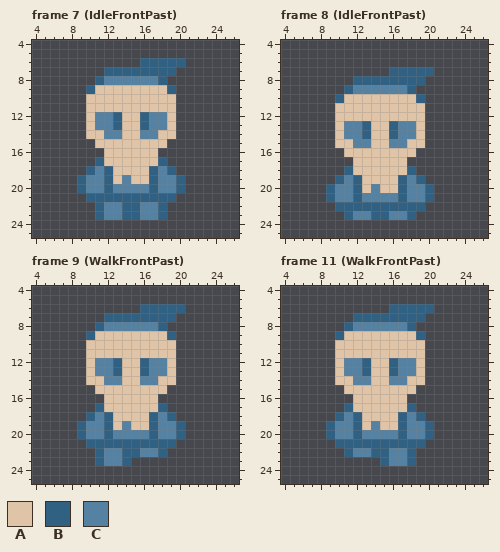
Two versions of one pixel-art file, Assets/Textures/spr_Player_past.ase. The picture above is the old version.
32x32 pixels, 33 frames. Shown: frame 7 (IdleFrontPast): x 4..26, y 4..25; frame 8 (IdleFrontPast): x 4..26, y 4..25; frame 9 (WalkFrontPast): x 4..26, y 4..25; frame 11 (WalkFrontPast): x 4..26, y 4..25. The commit also changed other frames, which this record leaves out.
Visible layers, top first: "Layer 1", "Flattened".
Palette (. is transparent): A #e0c4a8  B #306082  C #5582a3
Pixels before, frame 7 (IdleFrontPast), first column x 9:
 6 .......BBBBB
 7 ...BBBBBBBB.
 8 ..BCCCCCCB..
 9 .BAAAAAAAAB.
10 .AAAAAAAAAA.
11 .AAAAAAAAAA.
12 .ACCBAABCCA.
13 .ACCBAABCCA.
14 .AACCAACCAA.
15 ..AAAAAAAA..
16 ...AAAAAA...
17 ..BAAAAAAB..
18 .BCBAAAABCB.
19 BCCBACAABCCB
20 BCCBCCCCBCCB
21 .BBBBBBBBBB.
22 ..BCCBBCCB..
23 ..BCCBBCCB..
Pixels before, frame 8 (IdleFrontPast), first column x 9:
 7 .......BBBBB
 8 ...BBBBBBBB.
 9 ..BCCCCCCB..
10 .BAAAAAAAAB.
11 .AAAAAAAAAA.
12 .AAAAAAAAAA.
13 .ACCBAABCCA.
14 .ACCBAABCCA.
15 .AACCAACCAA.
16 ..AAAAAAAA..
17 ...AAAAAA...
18 ..BAAAAAAB..
19 .BCBAAAABCB.
20 BCCBACAABCCB
21 BCCBCCCCBCCB
22 .BBBBBBBBBB.
23 ..BCCBBCCB..
Pixels before, frame 9 (WalkFrontPast), first column x 9:
 6 .......BBBBB
 7 ...BBBBBBBB.
 8 ..BCCCCCCB..
 9 .BAAAAAAAAB.
10 .AAAAAAAAAA.
11 .AAAAAAAAAA.
12 .ACCBAABCCA.
13 .ACCBAABCCA.
14 .AACCAACCAA.
15 ..AAAAAAAA..
16 ...AAAAAA...
17 ..BAAAAAAB..
18 .BCBAAAABCB.
19 BCCBACAABCCB
20 BCCBCCCCBCCB
21 .BBBBBBBBBB.
22 ..BCCBBCCB..
23 ..BCCB......
Pixels before, frame 11 (WalkFrontPast), first column x 9:
 6 .......BBBBB
 7 ...BBBBBBBB.
 8 ..BCCCCCCB..
 9 .BAAAAAAAAB.
10 .AAAAAAAAAA.
11 .AAAAAAAAAA.
12 .ACCBAABCCA.
13 .ACCBAABCCA.
14 .AACCAACCAA.
15 ..AAAAAAAA..
16 ...AAAAAA...
17 ..BAAAAAAB..
18 .BCBAAAABCB.
19 BCCBACAABCCB
20 BCCBCCCCBCCB
21 .BBBBBBBBBB.
22 ..BCCBBCCB..
23 ......BCCB..
After the commit:
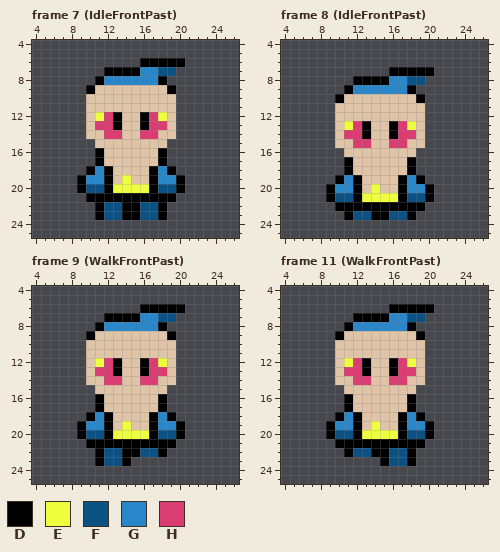
Colours new in this view: D #000000  E #eeff40  F #0c5184  G #2986c8  H #db3c72
From old to new:
Changed rows in their new state; - is an unchanged pixel.
Frame 7 (IdleFrontPast), layer "Flattened":
first column x 9:
 6 -------DDDDD
 7 ---DDDDGGFF-
 8 --DGGGGGGD--
 9 -D--------D-
12 --EHD--DHE--
13 --HHD--DHH--
14 ---HH--HH---
16 --D------D--
17 --D------D--
18 -DGD----DGD-
19 DGGD-E--DGGD
20 DFFDEEEEDFFD
21 -DDDDDDDDDD-
22 --DFFDDFFD--
23 --DFFDDFFD--
Frame 8 (IdleFrontPast), layer "Flattened":
first column x 9:
 7 -------DDDDD
 8 ---DDDDGGFF-
 9 --DGGGGGGD--
10 -D--------D-
13 --EHD--DHE--
14 --HHD--DHH--
15 ---HH--HH---
17 --D------D--
18 --D------D--
19 -DGD----DGD-
20 DGGD-E--DGGD
21 DFFDEEEEDFFD
22 -DDDDDDDDDD-
23 --DFFDDFFD--
Frame 9 (WalkFrontPast), layer "Flattened":
first column x 9:
 6 -------DDDDD
 7 ---DDDDGGFF-
 8 --DGGGGGGD--
 9 -D--------D-
12 --EHD--DHE--
13 --HHD--DHH--
14 ---HH--HH---
16 --D------D--
17 --D------D--
18 -DGD----DGD-
19 DGGD-E--DGGD
20 DFFDEEEEDFFD
21 -DDDDDDDDDD-
22 --DFFDDFFD--
23 --DFFD------
Frame 11 (WalkFrontPast), layer "Flattened":
first column x 9:
 6 -------DDDDD
 7 ---DDDDGGFF-
 8 --DGGGGGGD--
 9 -D--------D-
12 --EHD--DHE--
13 --HHD--DHH--
14 ---HH--HH---
16 --D------D--
17 --D------D--
18 -DGD----DGD-
19 DGGD-E--DGGD
20 DFFDEEEEDFFD
21 -DDDDDDDDDD-
22 --DFFDDFFD--
23 ------DFFD--
Pixel boxes of the changes (left, top, right, bottom) in both pictures:
changed: (77, 58, 185, 220)
changed: (326, 67, 434, 220)
changed: (77, 304, 185, 466)
changed: (326, 304, 434, 466)
